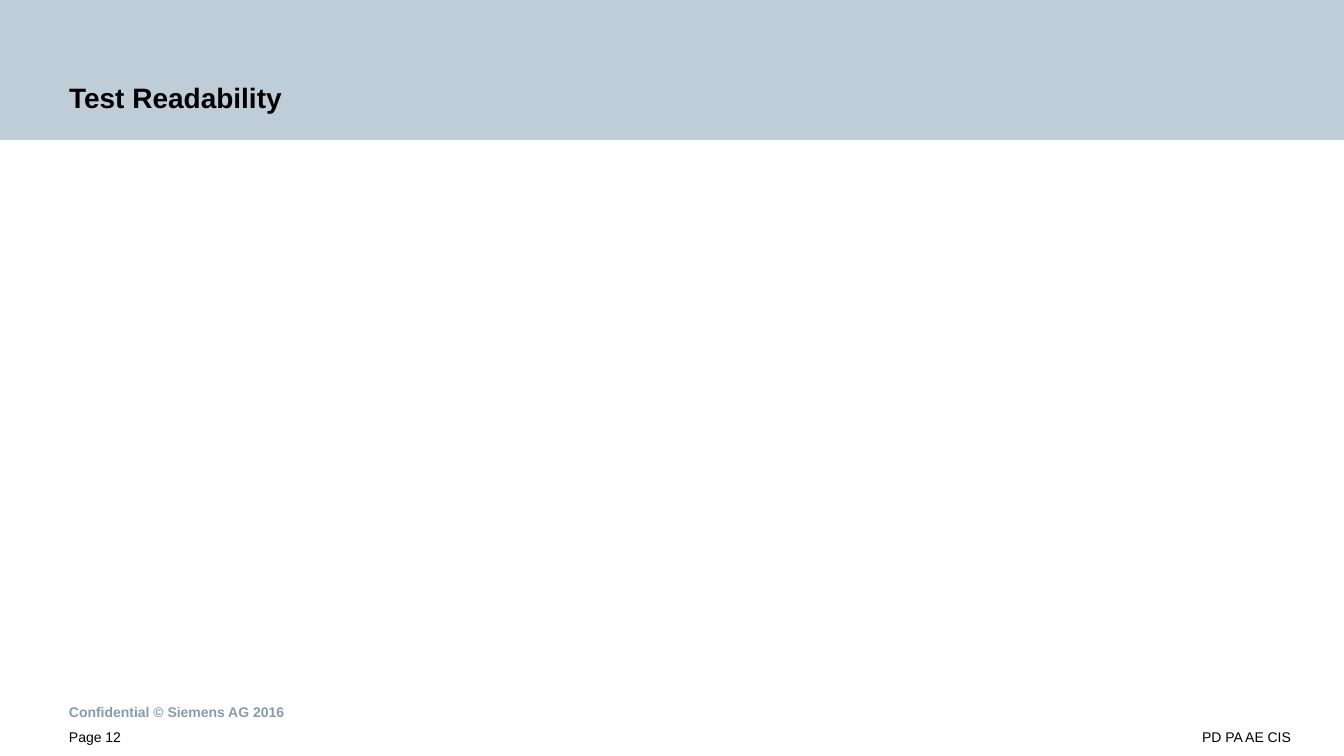
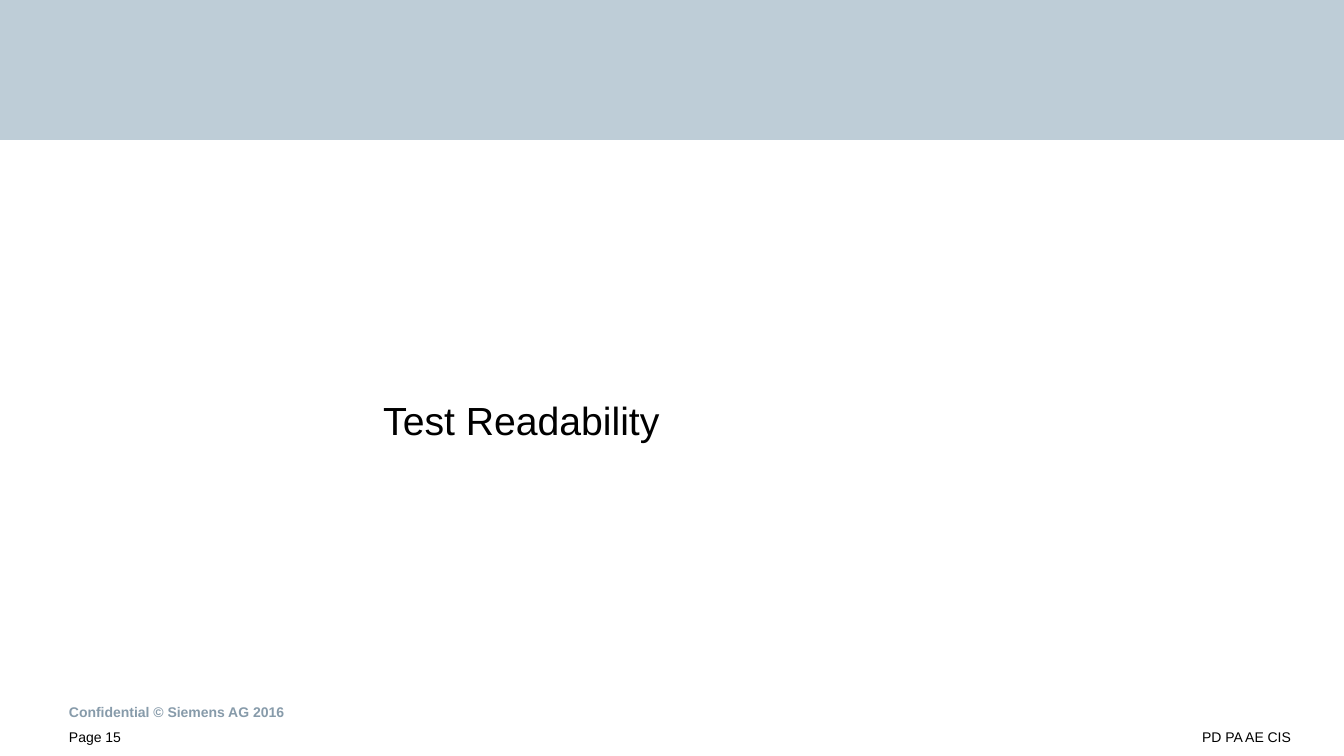
Before and after one commit to SunilPrasad/GithubRepo, a slide deck: slide 15 of TDDExamples/Persentation/TestDrivenDevelopment.pptx (slide 12 before the commit). Drawn at 1344x756 pixels with LibreOffice and Linux fonts; fonts in the diff are those of the drawing; background and template pictures are left out. Boxes give left, top, right and bottom in pixels: in the first picture for what was removed or moved away, otherwise in the second. Text is boxed around its words. In the diff, an @@ line names an element or a change of style, - is before the commit and + after.

```diff
--- a/TDDExamples/Persentation/TestDrivenDevelopment.pptx
+++ b/TDDExamples/Persentation/TestDrivenDevelopment.pptx
@@ text "Test Readability": place and size @@
-text "Test Readability" at [69, 87, 281, 113]
+text "Test Readability" at [383, 406, 660, 443]
@@ text "Test Readability" at [383, 406, 660, 443]: size 20 to 28 pt, bold off; line spacing 1 to 1.1; vertical alignment bottom to middle @@
@@ page number at [69, 732, 121, 745]: text changed @@
-Page 12
+Page 15
```
Also in this commit, not shown: 10 other slides changed, 4 slides added, 1 slide removed.
